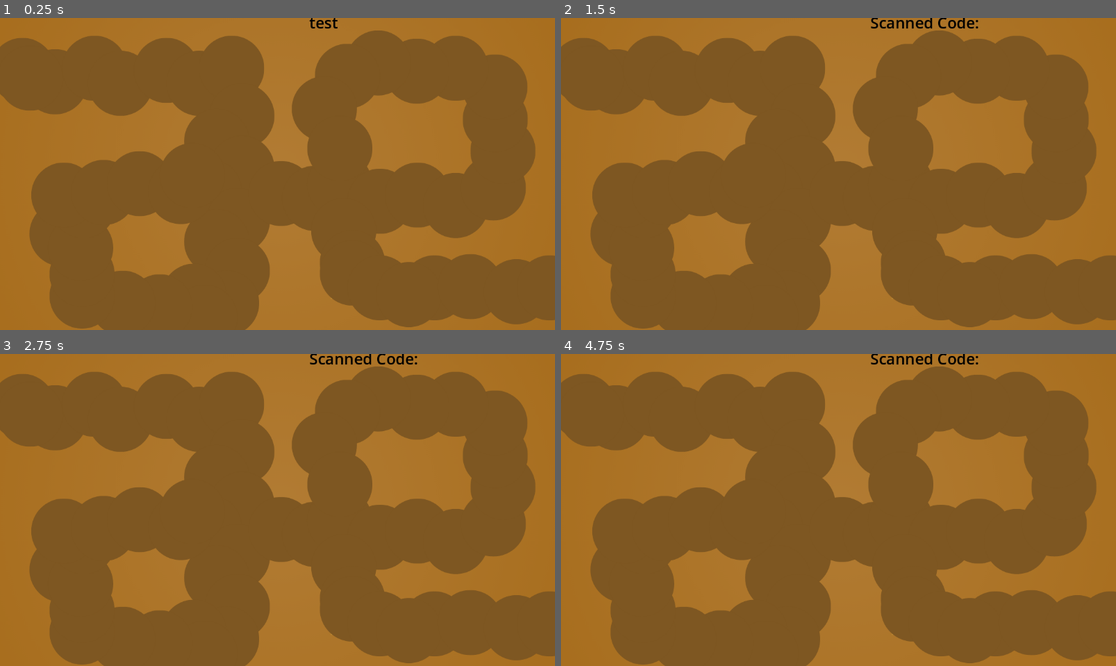
Above: before the commit, frames 1-4 (two rows, left to right).
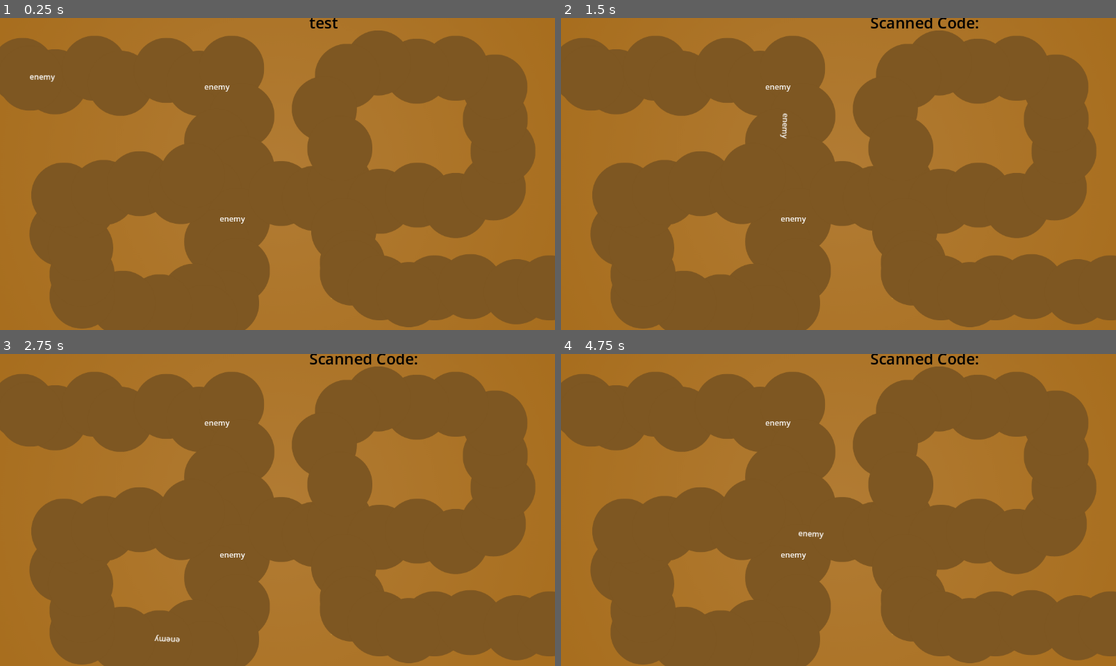
Above: after the commit, the same moments.

Repository: Nils1024/campfire-flagship
Game: Godot game, scene res://test.tscn
Two runs of this game, one before a commit and one after it. Both use one fixed random seed, a clock stepped at 60 frames per second and the inputs below. The engine's default icon, where the game draws it, is replaced by a stand-in: a white triangle on a blue panel in a dark square.
Inputs:
- Up to frame 1 (0.25 s): no input
- Up to frame 2 (1.5 s): tap Enter at 0.5, 0.6 s; tap Space at 1.25 s; tap Keypad Enter at 1.35 s
- Up to frame 3 (2.75 s): tap Enter at 2, 2.1 s
- Up to frame 4 (4.75 s): tap Keypad Enter at 2.85, 4.35 s; tap Enter at 3.6 s

The runs differ from the first frame. In frame 1, 0.2% of the frame differs, in the area x 5-45%, y 18-66%; in frame 2, 0.2%; in frame 3, 0.2%; in frame 4, 0.2%.
Error before the commit: Cannot call method 'duplicate' on a null value. (res://levelSystem.gd:20)

Commit message:
fixed level system

Diff:
--- a/levelSystem.gd
+++ /dev/null
@@ -1,28 +0,0 @@
-extends Node2D
-
-var spawn_queue = []
-
-# Called when the node enters the scene tree for the first time.
-func _ready() -> void:
-	add()
-	add()
-	add()
-	add()
-	add()
-	add()
-
-# Called every frame. 'delta' is the elapsed time since the previous frame.
-func _process(delta: float) -> void:
-	if not spawn_queue.is_empty():
-		var enemy = spawn_queue.pop_front()
-		var path_follow_node = PathFollow2D.new()
-		path_follow_node.add_child(enemy)
-		var animation_player_copy = $AnimationPlayer.duplicate()
-		path_follow_node.add_child(animation_player_copy)
-		$Path2D.add_child(path_follow_node)
-		animation_player_copy.play("Walk")
-
-func add():
-	var test = Label.new()
-	test.text = "Enemy"
-	spawn_queue.append(test)
--- /dev/null
+++ b/level_system.gd
@@ -0,0 +1,21 @@
+extends Node2D
+
+var spawn_queue = []
+@onready var tower_scene = preload("res://tower.tscn")
+
+# Called when the node enters the scene tree for the first time.
+func _ready() -> void:
+	add()
+
+# Called every frame. 'delta' is the elapsed time since the previous frame.
+func _process(delta: float) -> void:
+	if not spawn_queue.is_empty():
+		var enemy: PathFollow2D = spawn_queue.pop_front()
+		var animation_player: AnimationPlayer = enemy.get_child(2)
+		$Path2D.add_child(enemy)
+		animation_player.play("Walk")
+
+func add():
+	var new_tower = tower_scene.instantiate(PackedScene.GEN_EDIT_STATE_INSTANCE)
+	spawn_queue.append(new_tower)
+	print
--- a/path.tscn
+++ b/path.tscn
@@ -1,43 +1,4 @@
 [gd_scene format=3 uid="uid://bdndrcj0hxo3"]
-
-[ext_resource type="Texture2D" uid="uid://btmeqits4fief" path="res://Assets/icon.svg" id="1_jnavc"]
-
-[sub_resource type="Animation" id="Animation_jnavc"]
-length = 0.001
-tracks/0/type = "value"
-tracks/0/imported = false
-tracks/0/enabled = true
-tracks/0/path = NodePath(".:progress_ratio")
-tracks/0/interp = 1
-tracks/0/loop_wrap = true
-tracks/0/keys = {
-"times": PackedFloat32Array(0),
-"transitions": PackedFloat32Array(1),
-"update": 0,
-"values": [0.0]
-}
-
-[sub_resource type="Animation" id="Animation_ckofj"]
-resource_name = "Walk"
-length = 10.0
-tracks/0/type = "value"
-tracks/0/imported = false
-tracks/0/enabled = true
-tracks/0/path = NodePath(".:progress_ratio")
-tracks/0/interp = 1
-tracks/0/loop_wrap = true
-tracks/0/keys = {
-"times": PackedFloat32Array(0, 10),
-"transitions": PackedFloat32Array(1, 1),
-"update": 0,
-"values": [0.0, 1.0]
-}
-
-[sub_resource type="AnimationLibrary" id="AnimationLibrary_0xr8s"]
-_data = {
-&"RESET": SubResource("Animation_jnavc"),
-&"Walk": SubResource("Animation_ckofj")
-}
 
 [sub_resource type="Curve2D" id="Curve2D_ckofj"]
 bake_interval = 0.5
@@ -48,59 +9,6 @@
 
 [node name="Path" type="Node2D" unique_id=1027853351]
 
-[node name="AnimationPlayer" type="AnimationPlayer" parent="." unique_id=469397463]
-root_node = NodePath("../Path2D/PathFollow2D")
-libraries/ = SubResource("AnimationLibrary_0xr8s")
-
 [node name="Path2D" type="Path2D" parent="." unique_id=1246958165]
 position = Vector2(-7.9484863, -58.769382)
 curve = SubResource("Curve2D_ckofj")
-
-[node name="PathFollow2D" type="PathFollow2D" parent="Path2D" unique_id=396227718]
-position = Vector2(-11.051514, 167.76938)
-rotation = 1.5739819
-rotates = false
-loop = false
-
-[node name="TextureRect2" type="TextureRect" parent="Path2D/PathFollow2D" unique_id=1352995793]
-offset_left = -64.0
-offset_top = 64.0
-offset_right = 64.0
-offset_bottom = 192.0
-rotation = -1.5707964
-texture = ExtResource("1_jnavc")
-stretch_mode = 4
-
-[node name="PathFollow2D2" type="PathFollow2D" parent="Path2D" unique_id=708558935]
-position = Vector2(69.98962, 168.59006)
-rotation = -3.1352215
-progress = 81.04539
-rotates = false
-loop = false
-
-[node name="TextureRect2" type="TextureRect" parent="Path2D/PathFollow2D2" unique_id=1848371996]
-offset_left = 64.0
-offset_top = 64.0
-offset_right = 192.0
-offset_bottom = 192.0
-rotation = -3.1415927
-texture = ExtResource("1_jnavc")
-stretch_mode = 4
-metadata/_edit_use_anchors_ = true
-
-[node name="PathFollow2D3" type="PathFollow2D" parent="Path2D" unique_id=291761001]
-position = Vector2(314.59976, 171.06712)
-rotation = -3.1352215
-progress = 325.6686
-rotates = false
-loop = false
-
-[node name="TextureRect2" type="TextureRect" parent="Path2D/PathFollow2D3" unique_id=798543468]
-offset_left = 64.0
-offset_top = 64.0
-offset_right = 192.0
-offset_bottom = 192.0
-rotation = -3.1415927
-texture = ExtResource("1_jnavc")
-stretch_mode = 4
-metadata/_edit_use_anchors_ = true
--- a/test.tscn
+++ b/test.tscn
@@ -2,9 +2,9 @@
 
 [ext_resource type="Script" uid="uid://bxby0lylr2xnb" path="res://Scripts/barcode.gd" id="1_37kl0"]
 [ext_resource type="Texture2D" uid="uid://dygm1nirubimm" path="res://Assets/path-draft-one.png" id="2_8uh7m"]
-[ext_resource type="PackedScene" uid="uid://bdndrcj0hxo3" path="res://path.tscn" id="3_6uqi0"]
-[ext_resource type="Script" uid="uid://b5p0dua5r3cuj" path="res://levelSystem.gd" id="4_ppyta"]
-[ext_resource type="PackedScene" uid="uid://cnu6na4dkqe4j" path="res://tower.tscn" id="3_6uqi0"]
+[ext_resource type="PackedScene" uid="uid://bcqh6sasjcgbc" path="res://tower.tscn" id="3_6uqi0"]
+[ext_resource type="PackedScene" uid="uid://bdndrcj0hxo3" path="res://path.tscn" id="4_ykrsh"]
+[ext_resource type="Script" uid="uid://bhm1v0os055f7" path="res://level_system.gd" id="5_g14j6"]
 
 [node name="Test" type="Node2D" unique_id=1474481475]
 script = ExtResource("1_37kl0")
@@ -35,7 +35,8 @@
 offset_bottom = 369.0
 color = Color(1, 1, 1, 0)
 
-[node name="Path" parent="." unique_id=1027853351 instance=ExtResource("3_6uqi0")]
-script = ExtResource("4_ppyta")
 [node name="Tower2" parent="test-folder" unique_id=146760862 instance=ExtResource("3_6uqi0")]
 position = Vector2(456, 405)
+
+[node name="Path" parent="." unique_id=1027853351 instance=ExtResource("4_ykrsh")]
+script = ExtResource("5_g14j6")
--- a/tower.tscn
+++ b/tower.tscn
@@ -1,11 +1,48 @@
-[gd_scene format=3 uid="uid://cnu6na4dkqe4j"]
+[gd_scene format=3 uid="uid://bcqh6sasjcgbc"]
 
-[ext_resource type="Script" uid="uid://7m2a3fq8wwo1" path="res://tower.gd" id="1_k1sas"]
+[ext_resource type="Script" path="res://tower.gd" id="1_k1sas"]
 
 [sub_resource type="CircleShape2D" id="CircleShape2D_vedim"]
 radius = 107.51744
 
-[node name="Tower" type="Node2D" unique_id=511707659]
+[sub_resource type="Animation" id="Animation_k1sas"]
+length = 0.001
+tracks/0/type = "value"
+tracks/0/imported = false
+tracks/0/enabled = true
+tracks/0/path = NodePath(".:progress_ratio")
+tracks/0/interp = 1
+tracks/0/loop_wrap = true
+tracks/0/keys = {
+"times": PackedFloat32Array(0),
+"transitions": PackedFloat32Array(1),
+"update": 0,
+"values": [0.0]
+}
+
+[sub_resource type="Animation" id="Animation_vedim"]
+resource_name = "Walk"
+length = 10.0
+tracks/0/type = "value"
+tracks/0/imported = false
+tracks/0/enabled = true
+tracks/0/path = NodePath(".:progress_ratio")
+tracks/0/interp = 1
+tracks/0/loop_wrap = true
+tracks/0/keys = {
+"times": PackedFloat32Array(0, 10),
+"transitions": PackedFloat32Array(1, 1),
+"update": 0,
+"values": [0.0, 1.0]
+}
+
+[sub_resource type="AnimationLibrary" id="AnimationLibrary_stebd"]
+_data = {
+&"RESET": SubResource("Animation_k1sas"),
+&"Walk": SubResource("Animation_vedim")
+}
+
+[node name="Tower" type="PathFollow2D" unique_id=960545786]
 script = ExtResource("1_k1sas")
 metadata/children = []
 
@@ -19,5 +56,13 @@
 offset_bottom = 40.0
 color = Color(1, 1, 1, 0)
 
+[node name="AnimationPlayer" type="AnimationPlayer" parent="." unique_id=224243253]
+libraries/ = SubResource("AnimationLibrary_stebd")
+
+[node name="Label" type="Label" parent="." unique_id=556751633]
+offset_right = 40.0
+offset_bottom = 23.0
+text = "enemy"
+
 [connection signal="body_entered" from="Area" to="." method="_on_area_body_entered"]
 [connection signal="body_exited" from="Area" to="." method="_on_area_body_exited"]
Not shown, removed: levelSystem.gd.uid
Not shown, added: level_system.gd.uid
